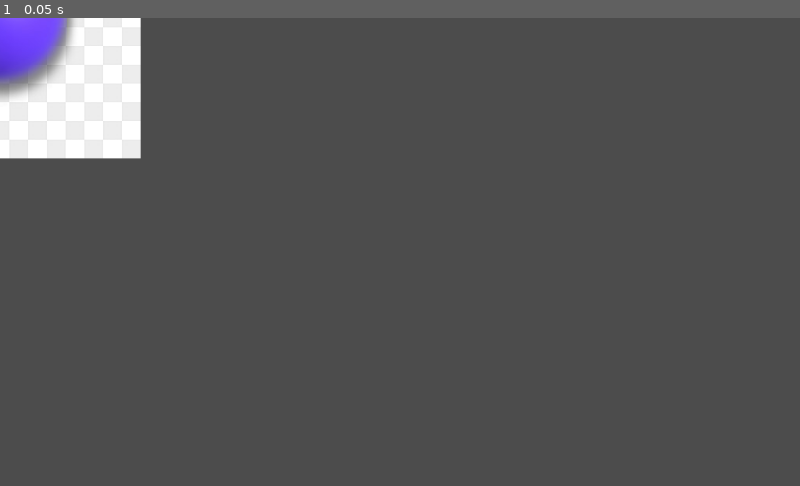
Above: before the commit, frame 1.
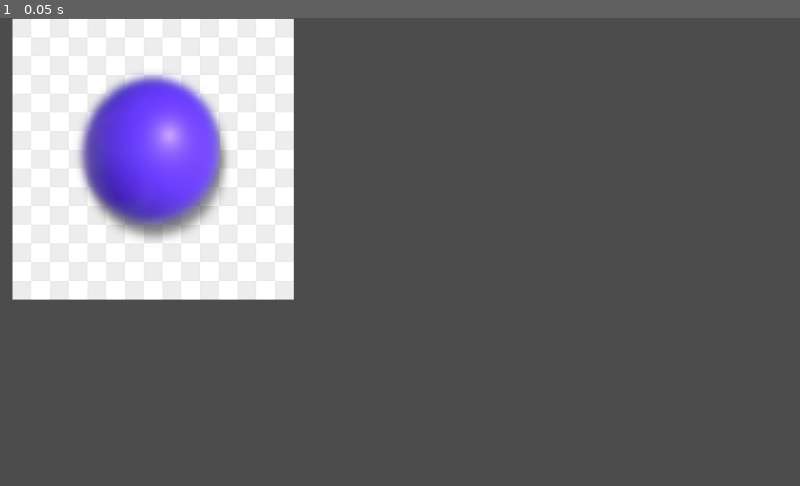
Above: after the commit, the same moment.

Repository: Jontruiz1/CircleGuy2.0
Game: Godot game, scene res://Bullet.tscn
Same seed, same stepped clock (60 frames per second), same inputs: the game is played once before the commit and once after it. This scene is started directly instead of the project's main scene.
Inputs:
- Up to frame 1 (0.05 s): no input

The runs differ from the first frame. In frame 1, 19% of the frame differs, in the area x 0-37%, y 0-61%.

Commit message:
testing stuff

Diff:
--- a/CircleGuy/Bullet.tscn
+++ b/CircleGuy/Bullet.tscn
@@ -5,6 +5,7 @@
 [node name="Area2D" type="Area2D"]
 
 [node name="Sprite" type="Sprite" parent="."]
+position = Vector2( 196, 181 )
 texture = ExtResource( 1 )
 
 [node name="CollisionShape2D" type="CollisionShape2D" parent="."]
--- a/CircleGuy/Test_script.gd
+++ b/CircleGuy/Test_script.gd
@@ -1,15 +1,23 @@
 extends KinematicBody2D
+
+
 export (int) var speed = 200
 var velocity = Vector2()
 var bullet = preload('res://Bullet.tscn')
 var can_shoot = true
+var time = Timer.new()
 signal shoot(bullet, direction, location)
+
 # Called when the node enters the scene tree for the first time.
 func _ready():
-	print(bullet)
+	time.connect("timeout",self,"shooting")
+	time.wait_time = 1
+	time.one_shot = true
+	add_child(time)
 
 func movement():
 	velocity = Vector2()
+
 	if Input.is_action_pressed('move_right'):
 		velocity.x += 1
 	if Input.is_action_pressed('move_left'):
@@ -21,15 +29,18 @@
 	velocity = velocity.normalized() * speed
 
 func shooting():
-	if(can_shoot):
 		if Input.is_action_pressed('ui_left'):
 			emit_signal("shoot", bullet, rotation, position)
+			time.start()
 			print('left')
 		if Input.is_action_pressed('ui_down'):
+			time.start()
 			print('down')
 		if Input.is_action_pressed('ui_right'):
+			time.start()
 			print('right')
 		if Input.is_action_pressed('ui_up'):
+			time.start()
 			print('up')
 func _physics_process(_delta):
 	shooting()
Binary file added: CircleGuy/bullet_map.png
Not shown, added: CircleGuy/bullet_map.png.import
